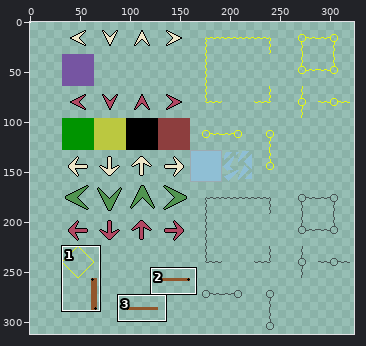
Pixel-art file, stored at Assets/Texture/SpriteAtlas.aseprite. The picture above shows the old version from afar; the outline marks the close-up.
Close-up. Earlier state:
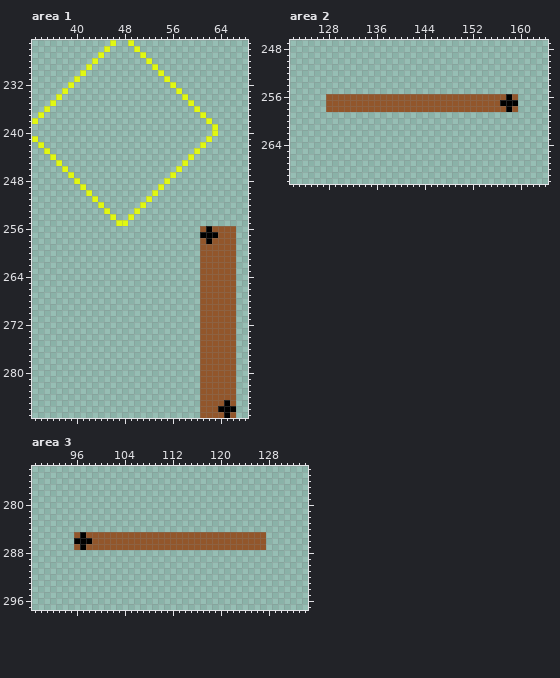
500x500 pixels, 1 frame. Shown: area 1: x 33..68, y 225..287; area 2: x 122..164, y 247..270; area 3: x 89..134, y 274..297. The wide view leaves out empty margins. The commit also changed other parts of the picture, which this record leaves out.
And afterwards:
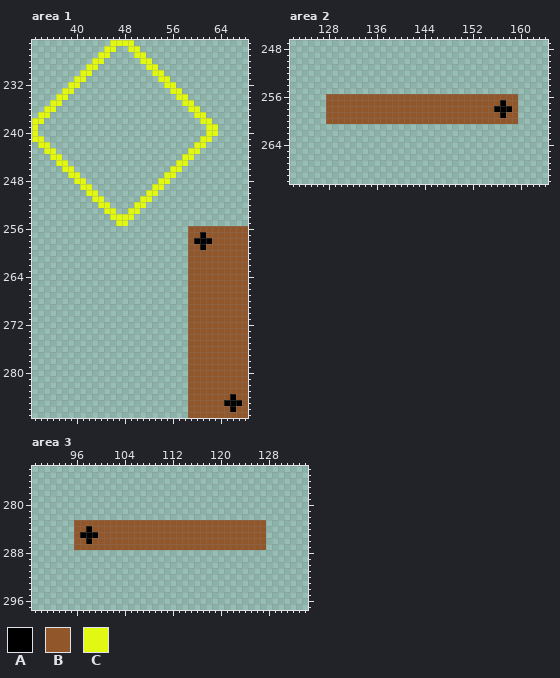
Palette (. is transparent): A #000000  B #92562b  C #e1f812
The exact change:
--- area 1, layer "PowerCa"
@@ x 33..68 @@
-225 .............C..C...................
-226 ............C....C..................
-227 ...........C......C.................
-228 ..........C........C................
-229 .........C..........C...............
-230 ........C............C..............
-231 .......C..............C.............
-232 ......C................C............
-233 .....C..................C...........
-234 ....C....................C..........
-235 ...C......................C.........
-236 ..C........................C........
-237 .C..........................C.......
-238 C............................C......
-239 ..............................C.....
-240 ..............................C.....
-241 C............................C......
-242 .C..........................C.......
-243 ..C........................C........
-244 ...C......................C.........
-245 ....C....................C..........
-246 .....C..................C...........
-247 ......C................C............
-248 .......C..............C.............
-249 ........C............C..............
-250 .........C..........C...............
-251 ..........C........C................
-252 ...........C......C.................
-253 ............C....C..................
-254 .............C..C...................
+225 .............CCCC...................
+226 ............CC..CC..................
+227 ...........CC....CC.................
+228 ..........CC......CC................
+229 .........CC........CC...............
+230 ........CC..........CC..............
+231 .......CC............CC.............
+232 ......CC..............CC............
+233 .....CC................CC...........
+234 ....CC..................CC..........
+235 ...CC....................CC.........
+236 ..CC......................CC........
+237 .CC........................CC.......
+238 CC..........................CC......
+239 C............................CC.....
+240 C............................CC.....
+241 CC..........................CC......
+242 .CC........................CC.......
+243 ..CC......................CC........
+244 ...CC....................CC.........
+245 ....CC..................CC..........
+246 .....CC................CC...........
+247 ......CC..............CC............
+248 .......CC............CC.............
+249 ........CC..........CC..............
+250 .........CC........CC...............
+251 ..........CC......CC................
+252 ...........CC....CC.................
+253 ............CC..CC..................
+254 .............CCCC...................
 255 ..............CC....................
-256 ............................BABBBB..
-257 ............................AAABBB..
-258 ............................BABBBB..
-259 ............................BBBBBB..
-260 ............................BBBBBB..
-261 ............................BBBBBB..
-262 ............................BBBBBB..
-263 ............................BBBBBB..
-264 ............................BBBBBB..
-265 ............................BBBBBB..
-266 ............................BBBBBB..
-267 ............................BBBBBB..
-268 ............................BBBBBB..
-269 ............................BBBBBB..
-270 ............................BBBBBB..
-271 ............................BBBBBB..
-272 ............................BBBBBB..
-273 ............................BBBBBB..
-274 ............................BBBBBB..
-275 ............................BBBBBB..
-276 ............................BBBBBB..
-277 ............................BBBBBB..
-278 ............................BBBBBB..
-279 ............................BBBBBB..
-280 ............................BBBBBB..
-281 ............................BBBBBB..
-282 ............................BBBBBB..
-283 ............................BBBBBB..
-284 ............................BBBBBB..
-285 ............................BBBBAB..
-286 ............................BBBAAA..
-287 ............................BBBBAB..
+256 ..........................BBBBBBBBBB
+257 ..........................BBABBBBBBB
+258 ..........................BAAABBBBBB
+259 ..........................BBABBBBBBB
+260 ..........................BBBBBBBBBB
+261 ..........................BBBBBBBBBB
+262 ..........................BBBBBBBBBB
+263 ..........................BBBBBBBBBB
+264 ..........................BBBBBBBBBB
+265 ..........................BBBBBBBBBB
+266 ..........................BBBBBBBBBB
+267 ..........................BBBBBBBBBB
+268 ..........................BBBBBBBBBB
+269 ..........................BBBBBBBBBB
+270 ..........................BBBBBBBBBB
+271 ..........................BBBBBBBBBB
+272 ..........................BBBBBBBBBB
+273 ..........................BBBBBBBBBB
+274 ..........................BBBBBBBBBB
+275 ..........................BBBBBBBBBB
+276 ..........................BBBBBBBBBB
+277 ..........................BBBBBBBBBB
+278 ..........................BBBBBBBBBB
+279 ..........................BBBBBBBBBB
+280 ..........................BBBBBBBBBB
+281 ..........................BBBBBBBBBB
+282 ..........................BBBBBBBBBB
+283 ..........................BBBBBBBBBB
+284 ..........................BBBBBBBABB
+285 ..........................BBBBBBAAAB
+286 ..........................BBBBBBBABB
+287 ..........................BBBBBBBBBB
--- area 2, layer "PowerCa"
@@ x 122..164 @@
 255 ...........................................
-256 ......BBBBBBBBBBBBBBBBBBBBBBBBBBBBBBAB.....
-257 ......BBBBBBBBBBBBBBBBBBBBBBBBBBBBBAAA.....
-258 ......BBBBBBBBBBBBBBBBBBBBBBBBBBBBBBAB.....
-259 ...........................................
-260 ...........................................
+256 ......BBBBBBBBBBBBBBBBBBBBBBBBBBBBBBBB.....
+257 ......BBBBBBBBBBBBBBBBBBBBBBBBBBBBBABB.....
+258 ......BBBBBBBBBBBBBBBBBBBBBBBBBBBBAAAB.....
+259 ......BBBBBBBBBBBBBBBBBBBBBBBBBBBBBABB.....
+260 ......BBBBBBBBBBBBBBBBBBBBBBBBBBBBBBBB.....
 261 ...........................................
--- area 3, layer "PowerCa"
@@ x 89..134 @@
 282 ..............................................
-283 ..............................................
-284 ..............................................
-285 .......BABBBBBBBBBBBBBBBBBBBBBBBBBBBBBB.......
-286 .......AAABBBBBBBBBBBBBBBBBBBBBBBBBBBBB.......
-287 .......BABBBBBBBBBBBBBBBBBBBBBBBBBBBBBB.......
+283 .......BBBBBBBBBBBBBBBBBBBBBBBBBBBBBBBB.......
+284 .......BBABBBBBBBBBBBBBBBBBBBBBBBBBBBBB.......
+285 .......BAAABBBBBBBBBBBBBBBBBBBBBBBBBBBB.......
+286 .......BBABBBBBBBBBBBBBBBBBBBBBBBBBBBBB.......
+287 .......BBBBBBBBBBBBBBBBBBBBBBBBBBBBBBBB.......
 288 ..............................................
Where, in picture pixels (left, top, right, bottom), the same in both close-ups:
added: (32, 40, 212, 220)
changed: (188, 226, 248, 418)
changed: (326, 94, 518, 124)
changed: (74, 520, 266, 550)
